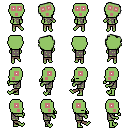
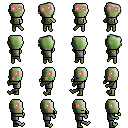
Layer changes from the first (128, 128) image to the second:
pixels changed over [8, 2, 122, 127] (layer not identified)
